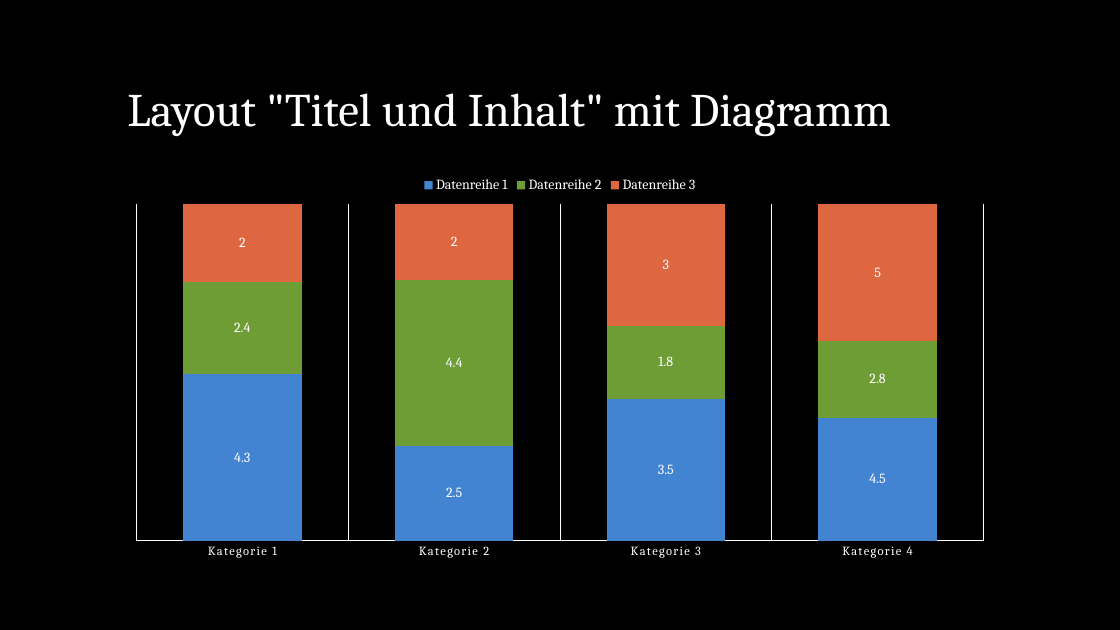
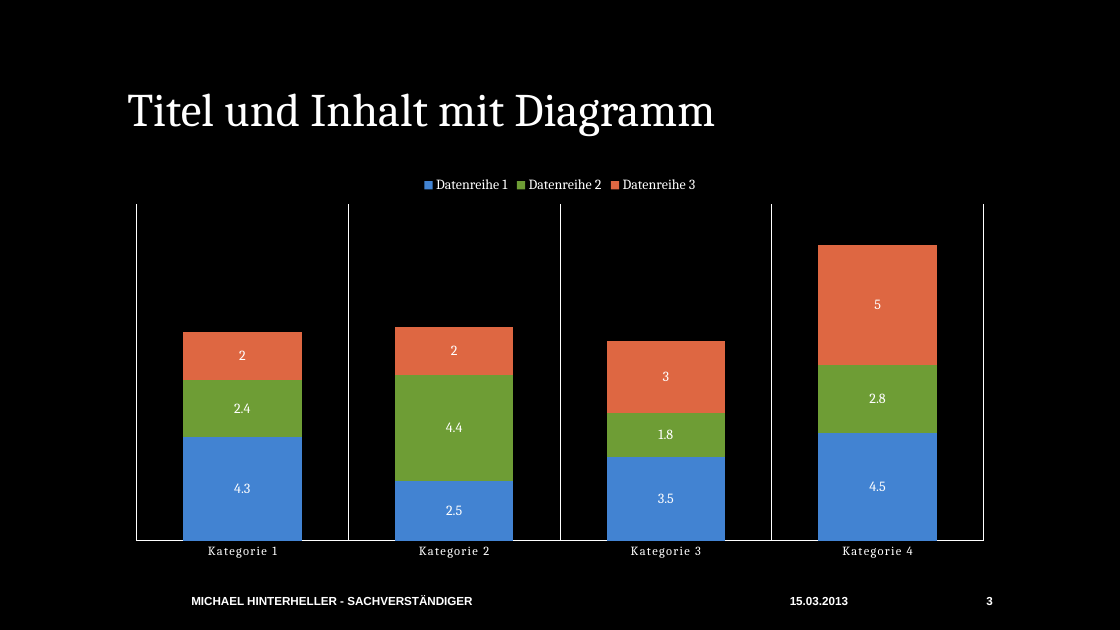
Before and after one commit to wlwwt/t3-hinterheller, a slide deck: slide 3 of _powerpoint/hinterheller.potx. Drawn at 1120x630 pixels with LibreOffice and Linux fonts; fonts in the diff are those of the drawing; background and template pictures are left out. Boxes give left, top, right and bottom in pixels: in the first picture for what was removed or moved away, otherwise in the second. Text is boxed around its words. In the diff, an @@ line names an element or a change of style, - is before the commit and + after.

```diff
--- a/_powerpoint/hinterheller.potx
+++ b/_powerpoint/hinterheller.potx
@@ title at (127, 93, 715, 137): text changed @@
-Layout "Titel und Inhalt" mit Diagramm
+Titel und Inhalt mit Diagramm
@@ column stacked 100% chart at (118, 168, 1001, 567) @@
@@ column stacked 100% chart to column stacked chart @@
@@ data labels of Datenreihe 1 changed @@
@@ data labels of Datenreihe 2 changed @@
@@ data labels of Datenreihe 3 changed @@
@@ text added at (191, 596, 472, 605), 10 pt, text #FFFFFF, bold @@
+MICHAEL HINTERHELLER - SACHVERSTÄNDIGER
@@ text added at (790, 597, 848, 605), 10 pt, text #FFFFFF, bold @@
+15.03.2013
@@ page number added at (986, 597, 992, 605), 10 pt, text #FFFFFF, bold @@
+3
```
Also in this commit, not shown: 4 other slides changed, 1 slide added, 1 slide removed, 1 other file.
